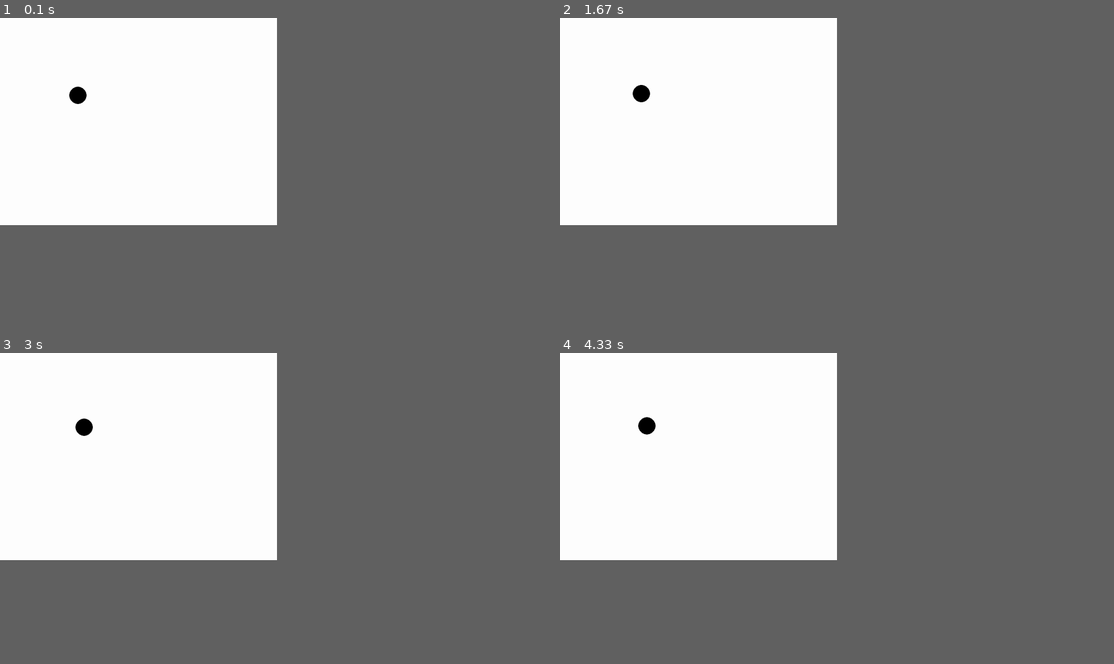
Above: before the commit, frames 1-4 (two rows, left to right).
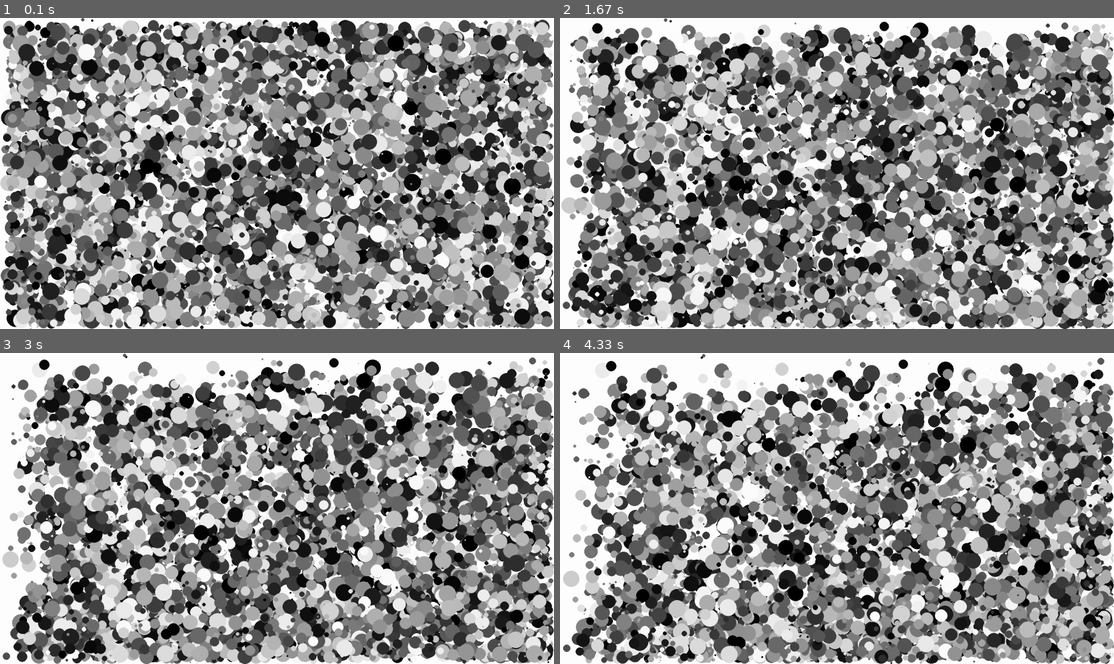
Above: after the commit, the same moments.

Repository: sps-trutnov/cviceni-1ep-sk1-pygame
Game: pygame game, started from src/hello_pygame.py
The game is run twice, just before and just after one commit, with the same random seed, the same clock (stepped at 60 frames per second) and the same inputs.
Inputs:
- Up to frame 1 (0.1 s): no input
- Up to frame 2 (1.67 s): no input
- Up to frame 3 (3 s): no input
- Up to frame 4 (4.33 s): no input
The window is 450x337 before the commit and 900x506 after it. Grey fills any space a smaller window leaves; there, only what the larger window draws over its background counts as a difference.

The runs differ from the first frame. In frame 1, 84% of the frame differs, in the area x 0-100%, y 0-100%; in frame 2, 80%; in frame 3, 76%; in frame 4, 73%.

Commit message:
Zobecněno pro n míčků

Diff:
--- a/src/hello_pygame.py
+++ b/src/hello_pygame.py
@@ -3,20 +3,46 @@
 # 1) pridam do ni knihovnu pygame
 import pygame
 import sys
+import random
 # 2) nastartuju knihovnu
 pygame.init()
 # 3) nastavim okno pro vykreslovani
-rozmer_okna_x = 800
-rozmer_okna_y = 600
+rozmer_okna_x = 1600
+rozmer_okna_y = 900
 okno = pygame.display.set_mode((rozmer_okna_x, rozmer_okna_y))
 
+cernobily_rezim = True
+max_velikost_micku = 50
+pocet_micku = 6000
+
 # 4) uvodni nastaveni moji aplikace
-x = 200
-y = 200
-w = h = 50
+x = []
+y = []
 
-dx = 0.1
-dy = -0.05
+w = []
+h = []
+
+dx = []
+dy = []
+
+rgb = []
+
+for i in range(pocet_micku):
+    # rozmery micku
+    w.append(random.randint(1, max_velikost_micku))
+    h.append(w[i])
+    # pozice micku (omezene velikosti okna)
+    x.append(random.randint(0, rozmer_okna_x - w[i]))
+    y.append(random.randint(0, rozmer_okna_y - h[i]))
+    # rychlosti micku (0 az 1 pixel za frame)
+    dx.append(random.random())
+    dy.append(random.random())
+    # barvy micku (odstiny sede)
+    if cernobily_rezim:
+        odstin = random.randint(0, 254)
+        rgb.append((odstin, odstin, odstin))
+    else:
+        rgb.append((random.randint(0, 254), random.randint(0, 254), random.randint(0, 254)))
 
 # 5) nekonecna vykreslovaci smycka
 while True:
@@ -31,27 +57,32 @@
     okno.fill((255, 255, 255))
 
     # rovnice pohybu
-    x = x + dx
-    y = y + dy
+    for i in range(len(x)):
+        x[i] = x[i] + dx[i]
+
+    for i in range(len(y)):
+        y[i] = y[i] + dy[i]
 
     # pravidla pro odrazy
-    if y < 0:
-        y = 0
-        dy *= -1
-    if y > rozmer_okna_y - h:
-        y = rozmer_okna_y - h
-        dy *= -1
+    for i in range(len(y)):
+        if y[i] < 0:
+            y[i] = 0
+            dy[i] *= -1
+        if y[i] > rozmer_okna_y - h[i]:
+            y[i] = rozmer_okna_y - h[i]
+            dy[i] *= -1
 
-    if x < 0:
-        x = 0
-        dx *= -1
-    if x > rozmer_okna_x - w:
-        x = rozmer_okna_x - w
-        dx *= -1
+    for i in range(len(x)):
+        if x[i] < 0:
+            x[i] = 0
+            dx[i] *= -1
+        if x[i] > rozmer_okna_x - w[i]:
+            x[i] = rozmer_okna_x - w[i]
+            dx[i] *= -1
 
     # vykresleni tvaru
-    pygame.draw.ellipse(okno, (0, 0, 0), (x, y, w, h))
-    pygame.draw.ellipse(okno, (0, 0, 0), (x, y, w, h))
+    for i in range(len(x)):
+        pygame.draw.ellipse(okno, rgb[i], (x[i], y[i], w[i], h[i]))
 
     # prekresleni okna
     pygame.display.update()
